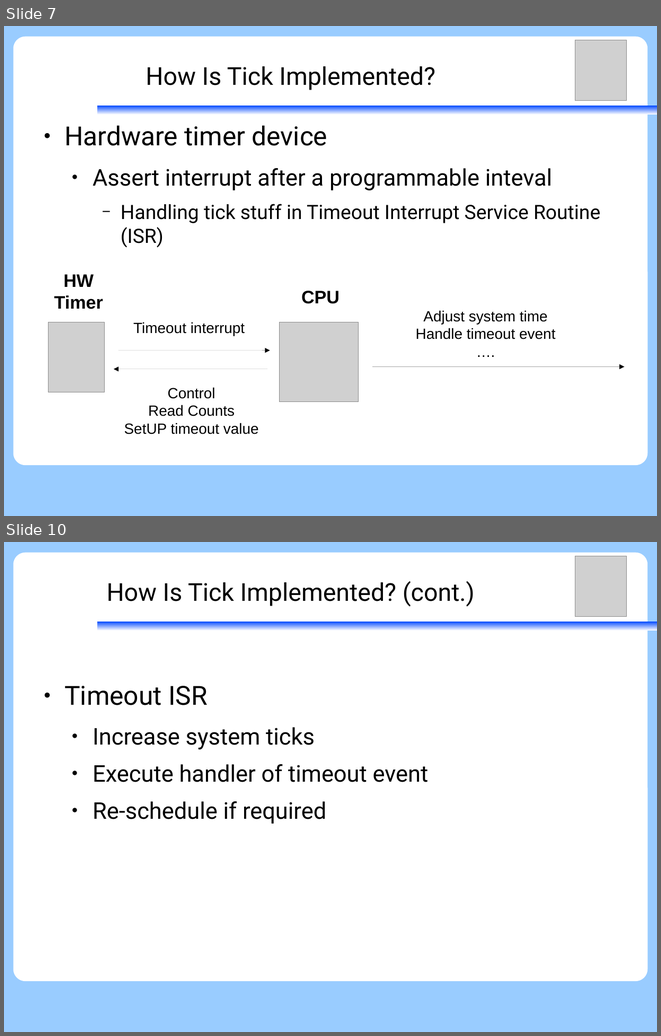
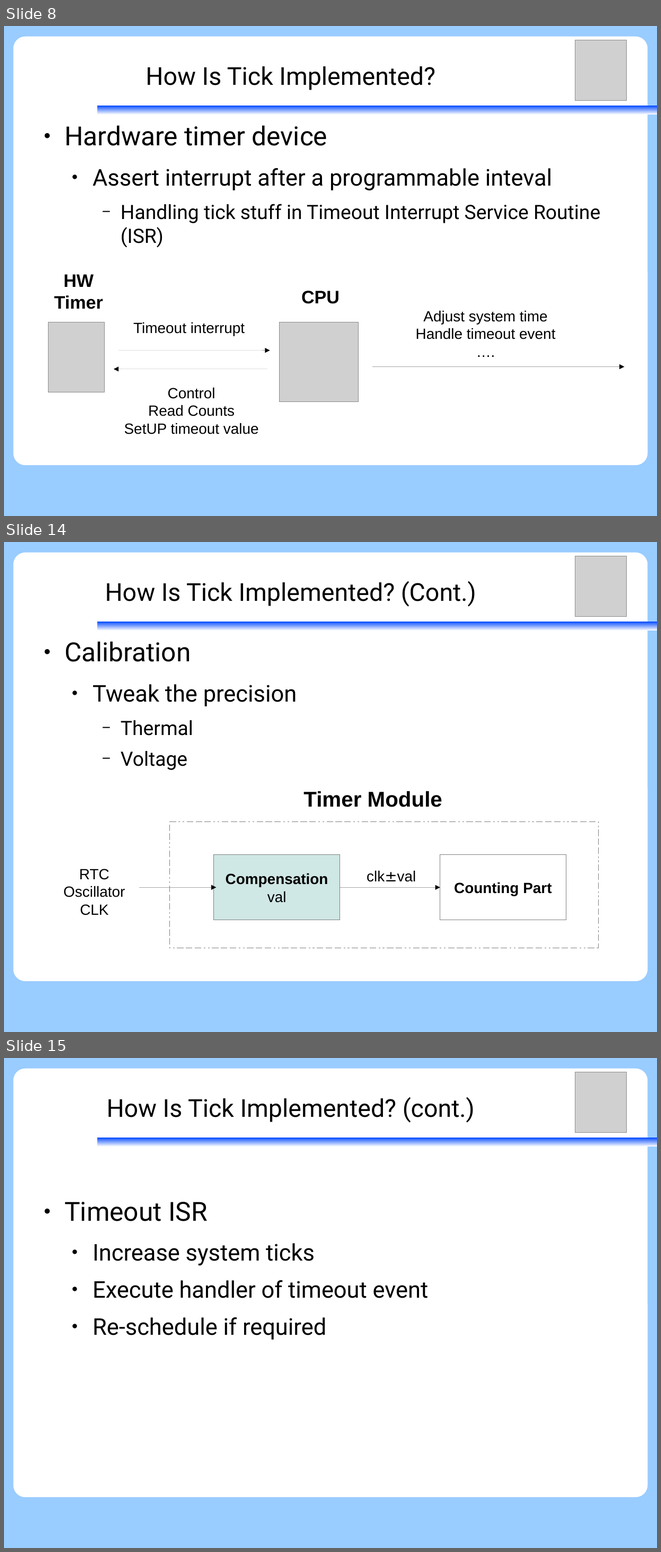
Before and after one commit to vh21/documents, a slide deck: ukernel/f9-microkernel-ktimer.odp. Shown one above the other, each under a label of ours: slides 7 and 10 before the commit, slides 8, 14 and 15 after it; the slides between them are not shown. The pictures are 661x1036 and 661x1552 pixels, drawn with LibreOffice and Linux fonts; fonts in the diff are those of the drawing; grey boxes stand for pictures. Boxes give left, top, right and bottom in pixels: in the first picture for what was removed or moved away, otherwise in the second. Text is boxed around its words. In the diff, an @@ line names an element or a change of style, - is before the commit and + after.

```diff
--- a/ukernel/f9-microkernel-ktimer.odp
+++ b/ukernel/f9-microkernel-ktimer.odp
@@ slide 14 added at bbox=[4, 542, 657, 1032], background #99CCFF; not listed: 3 template elements that a slide beside it also shows @@
@@ picture added at bbox=[576, 556, 627, 617] @@
@@ title added at bbox=[105, 581, 476, 607], 30 pt, text #000000 @@
+How Is Tick Implemented? (Cont.)
@@ text added at bbox=[64, 641, 297, 770], 28 pt, text #000000 @@
+● Calibration
+  ● Tweak the precision
+    − Thermal
+    − Voltage
@@ group added at bbox=[63, 791, 599, 948]: 3 rectangles, 3 texts, 2 arrows @@
+Counting Part
+Compensation
+val
+RTC
+Oscillator
+CLK
+clk±val
+Timer Module
@@ what was slide 7 is now slide 8 @@
@@ what was slide 10 is now slide 15 @@
```
Also in this commit, not shown: 3 slides changed, 4 other slides added, 1 slide removed.
